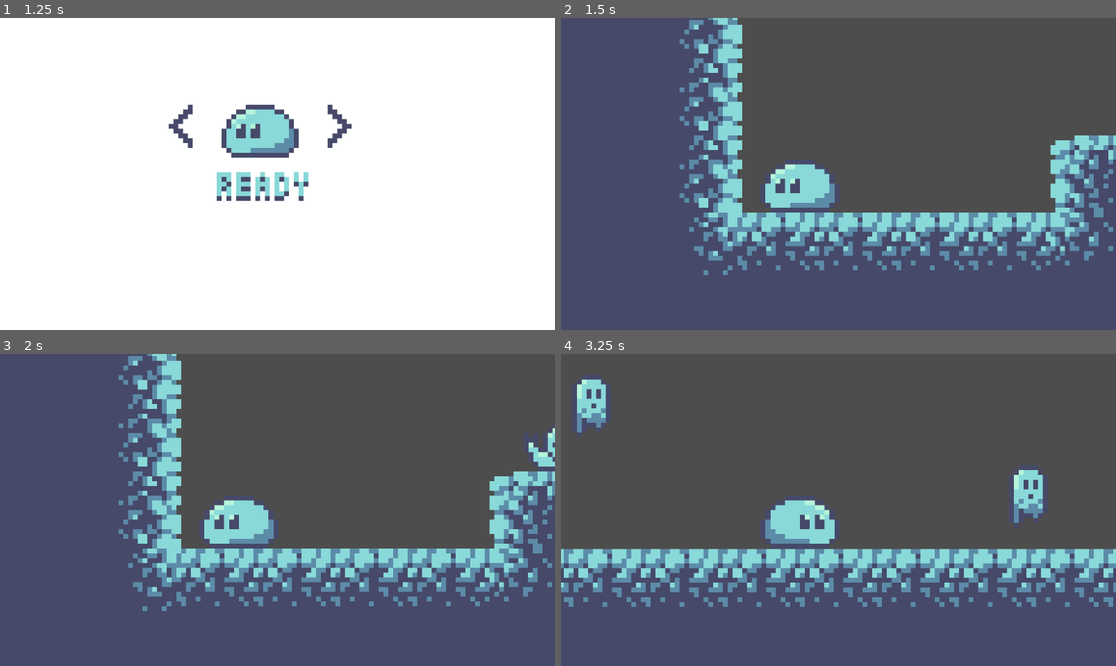
Above: before the commit, frames 1-4 (two rows, left to right).
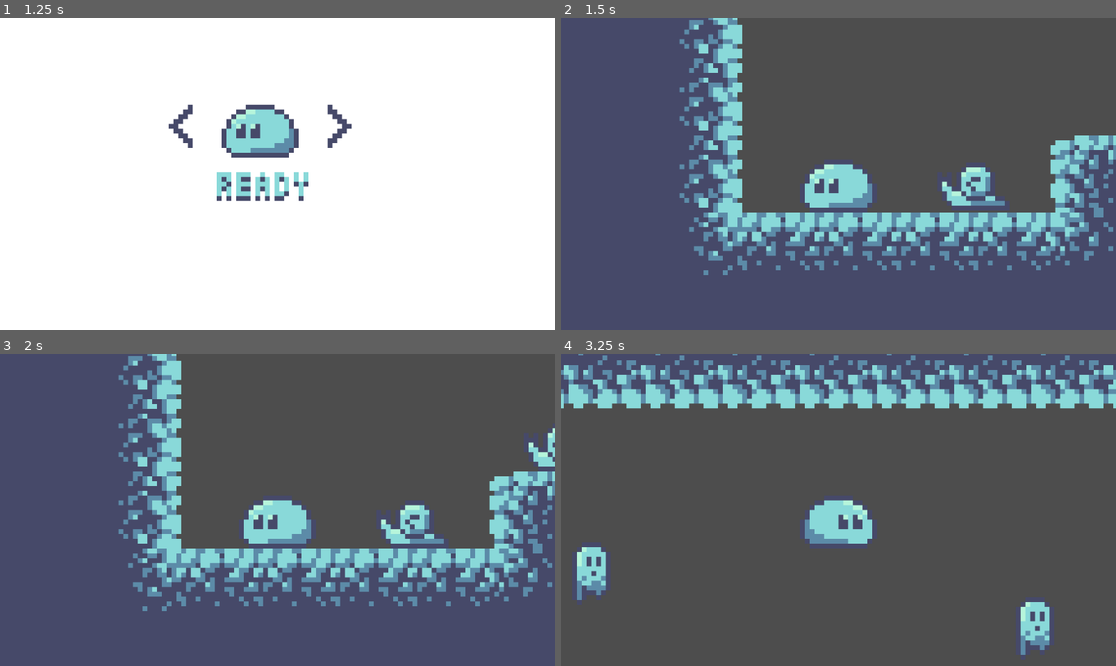
Above: after the commit, the same moments.

Repository: Extor-Productions/soulhunters
Game: Godot game, scene res://main_meny.tscn
The game is run twice, just before and just after one commit, with the same random seed, the same clock (stepped at 60 frames per second) and the same inputs.
Inputs (mouse positions are in pixels of both pictures, inside the frame that each line leads up to):
- Up to frame 1 (1.25 s): click (283, 195) at 0.5 s
- Up to frame 2 (1.5 s): click (827, 186) at 1.25 s
- Up to frame 3 (2 s): no input
- Up to frame 4 (3.25 s): hold W (Jump) 2.03-2.78 s; hold D (Right) from 2.03 s (still down); tap W (Jump) at 2.85, 3.02 s

Frame 1 is identical in both runs. In frame 2, 4.1% of the frame differs, in the area x 35-81%, y 45-63%; in frame 3, 4.1%; in frame 4, 58%, in the area x 0-100%, y 0-100%.

Commit message:
ändringar

Diff:
--- /dev/null
+++ b/CharacterBody2D.gd
@@ -0,0 +1,45 @@
+extends CharacterBody2D
+
+const gravity = 500.0  # Adjust as needed
+const move_speed = 150.0  # Adjust as needed
+const jump_force = 150.0  # Adjust as needed
+const max_jump_duration = 5  # Adjust as needed
+
+var jumping = false
+var jump_timer = 0.0
+
+func _physics_process(delta):
+	# Apply gravity
+	velocity.y += gravity * delta
+
+	# Horizontal movement
+	var move_direction = 0
+	if Input.is_action_pressed("Left"):
+		move_direction = -1
+	if Input.is_action_pressed("Right"):
+		move_direction = 1
+
+	velocity.x = move_speed * move_direction
+
+	# Jumping logic
+	if is_on_floor():
+		jumping = false
+		jump_timer = 0.0
+	else:
+		jump_timer += delta
+
+	if Input.is_action_pressed("Jump") and not jumping:
+		velocity.y += -(jump_force * jump_force)
+		jumping = true
+
+		while(jumping):
+			velocity.y += -(jump_force * jump_force)
+
+			await get_tree().create_timer(1).timeout
+
+	if jump_timer >= max_jump_duration:
+		jumping = false
+
+
+	# Move the character
+	move_and_slide()
--- a/Duplicate/my_hurt_box.gd
+++ b/Duplicate/my_hurt_box.gd
@@ -17,6 +17,7 @@
 		return
 
 	if hitbox.name == "enemy_hit_box":
+
 		if owner.has_method("take_damage"):
 
 			owner.take_damage(hitbox.damage)
--- /dev/null
+++ b/character_body_2d.tscn
@@ -0,0 +1,20 @@
+[gd_scene load_steps=4 format=3 uid="uid://bx6fve0qwbiaj"]
+
+[ext_resource type="Script" path="res://CharacterBody2D.gd" id="1_dn5dg"]
+[ext_resource type="Texture2D" uid="uid://co71yqh57of3s" path="res://GameAssets/Snail.png" id="2_sl4b0"]
+
+[sub_resource type="RectangleShape2D" id="RectangleShape2D_ao2jw"]
+size = Vector2(14, 10)
+
+[node name="CharacterBody2D" type="CharacterBody2D"]
+collision_mask = 12
+script = ExtResource("1_dn5dg")
+
+[node name="CollisionShape2D" type="CollisionShape2D" parent="."]
+shape = SubResource("RectangleShape2D_ao2jw")
+
+[node name="Snail" type="Sprite2D" parent="."]
+texture = ExtResource("2_sl4b0")
+
+[node name="Camera2D" type="Camera2D" parent="."]
+zoom = Vector2(4, 4)
--- a/ghost_minion.gd
+++ b/ghost_minion.gd
@@ -1,10 +1,10 @@
 extends CharacterBody2D
 
 var player = null
-var garvity : int = 900
+var gravity : int = 900
 var speed : int = 100
 var chase = false
-var luanch_back = false
+var launch_back = false
 var stop = false
 
 func _physics_process(delta):
@@ -17,11 +17,11 @@
 
 		if not is_on_floor() and chase == false:
 
-			velocity.y += garvity * delta
+			velocity.y += gravity * delta
 
 		#spöket jagar
 
-		if chase == true and luanch_back == false:
+		if chase == true and launch_back == false:
 
 			var direction = (player.position - position).normalized()
 
@@ -29,11 +29,11 @@
 
 		#skickar till baka spelaren
 
-		if luanch_back == true:
+		if launch_back == true:
 
-			var disctanse = (player.position - position).normalized()
+			var distance = (player.position - position).normalized()
 
-			velocity = disctanse * speed * -2
+			velocity = distance * speed * -2
 
 		move_and_slide()
 
@@ -65,7 +65,7 @@
 
 		Game.player_health  -= 1
 
-		luanch_back = true
+		launch_back = true
 
 #sträckan man skickas till baka när man skadar spelare
 
@@ -73,7 +73,7 @@
 
 		if body.name == Game.player_name:
 
-			luanch_back = false
+			launch_back = false
 
 			stop = true
 
--- a/slime_warrior.gd
+++ b/slime_warrior.gd
@@ -3,10 +3,9 @@
 @export var speed : int = 150
 @export var jump_force : int = 255
 @export var second_jump_force : int = 200
-@export var garvity : int = 900
+@export var gravity : int = 900
 @export var max_jumps : int = 2
 @export var current_jumps : int = 0
-var take_damage = Game.player_health - 1
 
 #kollar om det är rätt klass
 func exist_start():
@@ -21,19 +20,39 @@
 func _process(_delta):
 
 	exist_start()
-	#kollar när du tar skada
-
-	if Game.player_health == take_damage:
-
-		take_damage = Game.player_health - 1
 
 func _physics_process(delta):
+
+	move_x_axis()
+
+	_gravity(delta)
+
+	jump()
+
+	move_and_slide()
+
+func jump():
 
 	if is_on_floor():
 
 		current_jumps = 0
 
-	#movment on x axes
+	if Input.is_action_just_pressed("Jump") and current_jumps < max_jumps:
+			if current_jumps == 0:
+
+				velocity.y -= jump_force
+				#Double Jump
+			elif current_jumps == 1:
+
+				velocity.y = 0
+
+				velocity.y -= second_jump_force
+
+			current_jumps += 1
+
+			$AnimatedSprite2D.play("Jump")
+
+func move_x_axis():
 
 	var direction = Input.get_axis("Left", "Right")
 
@@ -62,41 +81,15 @@
 
 		$AnimatedSprite2D.flip_h = false
 
+func _gravity(delta):
 
-	#gravity
 	if not is_on_floor():
 
-		velocity.y += garvity * delta
+		velocity.y += gravity * delta
 
 		if velocity.y > 0:
 			$AnimatedSprite2D.play("Fall")
 
-	#Jump
-	jump()
+func take_damage(amount):
 
-	move_and_slide()
-
-#gör att man hoppar
-func jump():
-	if Input.is_action_just_pressed("Jump") and current_jumps < max_jumps:
-			if current_jumps == 0:
-
-					velocity.y -= jump_force
-
-					current_jumps += 1
-					#Double Jump
-			elif current_jumps == 1:
-
-					velocity.y = 0
-
-					velocity.y -= second_jump_force
-
-			current_jumps += 1
-
-			$AnimatedSprite2D.play("Jump")
-
-func warrior(_delta):
-
-	if Input.is_action_just_pressed("Attack"):
-
-		$AnimatedSprite2D/AnimationPlayer.play("slash")
+	return
--- a/slime_warrior.tscn
+++ b/slime_warrior.tscn
@@ -1,11 +1,16 @@
-[gd_scene load_steps=13 format=3 uid="uid://d4dj6v1xp1jek"]
+[gd_scene load_steps=16 format=3 uid="uid://d4dj6v1xp1jek"]
 
 [ext_resource type="Texture2D" uid="uid://ijefyrewif2p" path="res://GameAssets/Slime.png" id="1_5s55d"]
 [ext_resource type="Script" path="res://slime_warrior.gd" id="1_sccvk"]
+[ext_resource type="Script" path="res://Duplicate/my_hit_box.gd" id="2_3bpry"]
+[ext_resource type="Script" path="res://Duplicate/my_hurt_box.gd" id="3_f0riw"]
 [ext_resource type="Texture2D" uid="uid://daxyo8j13fegy" path="res://GameAssets/Slash.png" id="3_mestp"]
 
 [sub_resource type="CircleShape2D" id="CircleShape2D_r1kxy"]
 radius = 2.0
+
+[sub_resource type="RectangleShape2D" id="RectangleShape2D_7v1gd"]
+size = Vector2(15, 16)
 
 [sub_resource type="AtlasTexture" id="AtlasTexture_8pmun"]
 atlas = ExtResource("3_mestp")
@@ -102,12 +107,25 @@
 position = Vector2(-6, 6)
 shape = SubResource("CircleShape2D_r1kxy")
 
+[node name="my_hit_box" type="Area2D" parent="."]
+script = ExtResource("2_3bpry")
+
+[node name="CollisionShape2D" type="CollisionShape2D" parent="my_hit_box"]
+position = Vector2(-15.5, 0)
+shape = SubResource("RectangleShape2D_7v1gd")
+
+[node name="my_hurt_box" type="Area2D" parent="."]
+script = ExtResource("3_f0riw")
+
+[node name="CollisionPolygon2D" type="CollisionPolygon2D" parent="my_hurt_box"]
+polygon = PackedVector2Array(6, 7, 7, 6, 8, 5, 8, 3, 7, 2, 7, 1, 6, 0, 5, -1, 4, -2, 3, -2, 2, -3, -2, -3, -3, -2, -4, -2, -5, -1, -6, 0, -7, 1, -7, 2, -8, 3, -8, 5, -7, 6, -5, 8, 5, 8)
+
 [node name="AnimatedSprite2D" type="AnimatedSprite2D" parent="."]
-position = Vector2(-8, 0)
-scale = Vector2(1.02381, 1)
+position = Vector2(2.6077e-07, 0)
 sprite_frames = SubResource("SpriteFrames_8k3yd")
-animation = &"Slash"
+animation = &"Idle"
 autoplay = "Idle"
+frame_progress = 0.800069
 
 [node name="AnimationPlayer" type="AnimationPlayer" parent="AnimatedSprite2D"]
 root_node = NodePath("../..")
--- a/snail.gd
+++ b/snail.gd
@@ -1,3 +1,4 @@
+class_name snail
 extends CharacterBody2D
 
 var health = 5
--- a/snail.tscn
+++ b/snail.tscn
@@ -5,8 +5,8 @@
 [ext_resource type="Script" path="res://Duplicate/enemy_hurt_box.gd" id="3_alnc6"]
 [ext_resource type="Script" path="res://Duplicate/enemy_hit_box.gd" id="4_a5y8g"]
 
-[sub_resource type="CircleShape2D" id="CircleShape2D_4xp0j"]
-radius = 5.0
+[sub_resource type="RectangleShape2D" id="RectangleShape2D_och6v"]
+size = Vector2(9, 10)
 
 [sub_resource type="SpriteFrames" id="SpriteFrames_q1kkd"]
 animations = [{
@@ -29,8 +29,8 @@
 script = ExtResource("1_71gg0")
 
 [node name="CollisionShape2D" type="CollisionShape2D" parent="."]
-visible = false
-shape = SubResource("CircleShape2D_4xp0j")
+position = Vector2(0.5, 0)
+shape = SubResource("RectangleShape2D_och6v")
 
 [node name="AnimationPlayer" type="AnimationPlayer" parent="."]
 root_node = NodePath("../CollisionShape2D")
@@ -40,6 +40,7 @@
 animation = &"Run"
 
 [node name="enemy_hurt_box" type="Area2D" parent="."]
+visible = false
 script = ExtResource("3_alnc6")
 
 [node name="CollisionShape2D" type="CollisionShape2D" parent="enemy_hurt_box"]
--- a/world.tscn
+++ b/world.tscn
@@ -1,10 +1,11 @@
-[gd_scene load_steps=9 format=3 uid="uid://s5uhwyymxufb"]
+[gd_scene load_steps=10 format=3 uid="uid://s5uhwyymxufb"]
 
 [ext_resource type="Texture2D" uid="uid://b7c6dpn6osgra" path="res://GameAssets/TileSet.png" id="1_r8jlc"]
 [ext_resource type="PackedScene" uid="uid://d4dj6v1xp1jek" path="res://slime_warrior.tscn" id="2_5ud1m"]
 [ext_resource type="PackedScene" uid="uid://dvgyxitgmm12" path="res://ghost_minion.tscn" id="3_n8rk2"]
 [ext_resource type="PackedScene" uid="uid://5e1lv8cli7ru" path="res://snail.tscn" id="4_aea7o"]
 [ext_resource type="Script" path="res://snail_movment.gd" id="4_kb4x7"]
+[ext_resource type="PackedScene" uid="uid://bx6fve0qwbiaj" path="res://character_body_2d.tscn" id="6_q37ya"]
 
 [sub_resource type="TileSetAtlasSource" id="TileSetAtlasSource_o64m3"]
 texture = ExtResource("1_r8jlc")
@@ -98,4 +99,6 @@
 [node name="snail" parent="Enemy/Path2D/PathFollow2D" instance=ExtResource("4_aea7o")]
 position = Vector2(-3.05176e-05, 4.99997)
 rotation = -3.14159
-scale = Vector2(1, 1)
+
+[node name="CharacterBody2D" parent="." instance=ExtResource("6_q37ya")]
+position = Vector2(272, 339)
